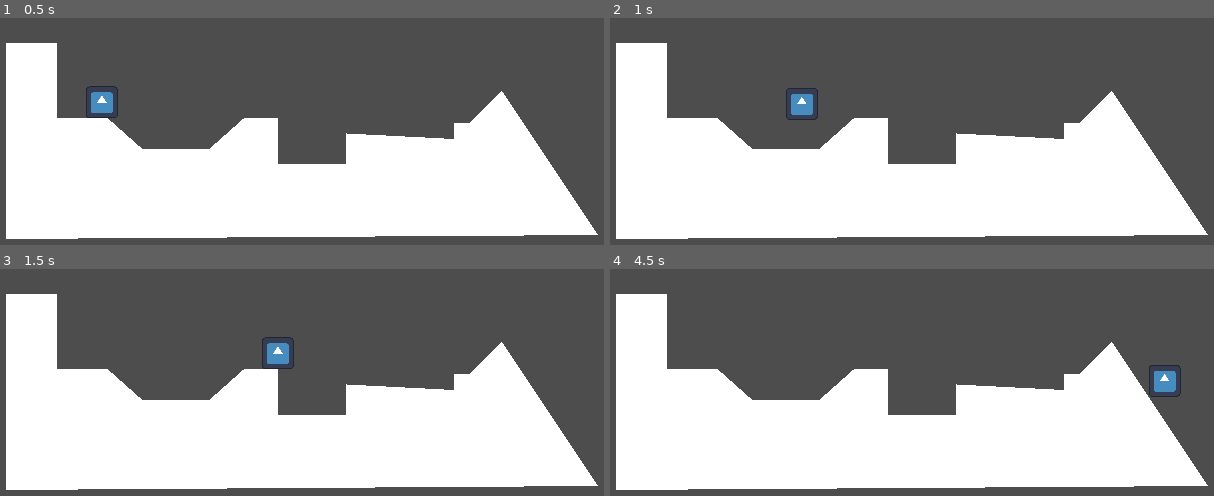
Above: before the commit, frames 1-4 (two rows, left to right).
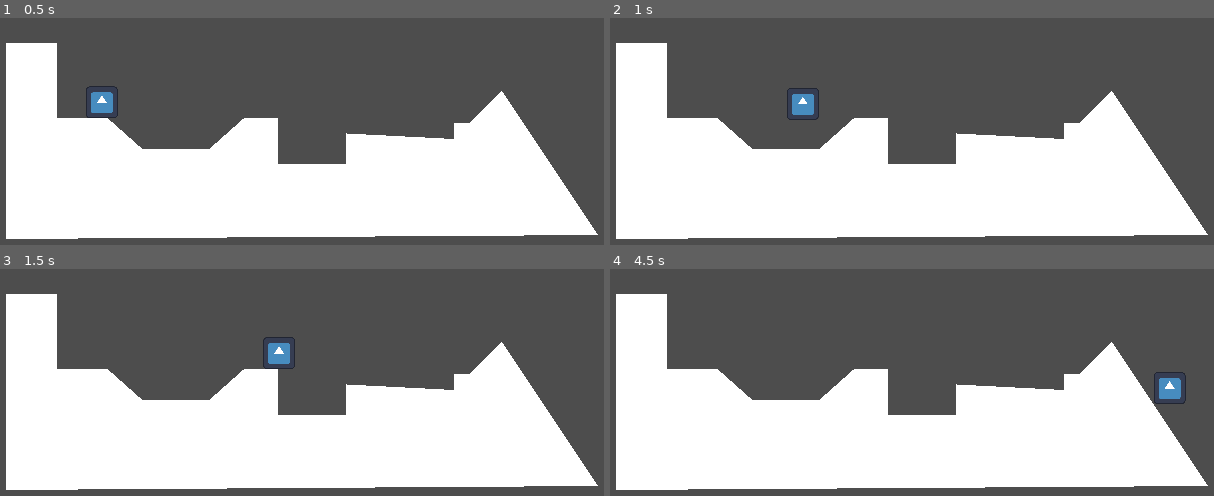
Above: after the commit, the same moments.

Repository: tomi-lol-123/Godot-Juego
Game: Godot game, scene res://world.tscn
Same seed, same stepped clock (60 frames per second), same inputs: the game is played once before the commit and once after it. The engine's default icon, where the game draws it, is replaced by a stand-in: a white triangle on a blue panel in a dark square.
Inputs:
- Up to frame 1 (0.5 s): no input
- Up to frame 2 (1 s): tap Enter (ui_accept) at 0.5, 0.77 s; hold Right (ui_right) from 0.53 s (still down)
- Up to frame 3 (1.5 s): keep holding Right (ui_right)
- Up to frame 4 (4.5 s): tap Enter (ui_accept) at 1.52, 3.02, 3.77 s; release Right (ui_right) at 2.03 s; hold Left (ui_left) 2.03-2.78 s; hold Right (ui_right) 2.78-4.28 s; hold Left (ui_left) from 4.28 s (still down)

Frame 1 is identical in both runs. In frame 2, 0.1% of the frame differs, in the area x 29-35%, y 30-45%; in frame 3, 0.1%; in frame 4, 0.5%, in the area x 89-96%, y 42-60%.

Commit message:
cambio de velocidad y comentario random

Diff:
--- a/player.gd
+++ b/player.gd
@@ -1,7 +1,7 @@
 extends CharacterBody2D
 
 
-const SPEED = 100.0
+const SPEED = 101.0
 const ACCELERATION = 10000000.0
 const FRICTION = 600.0
 const JUMP_VELOCITY = -300.0
@@ -17,7 +17,7 @@
 
 
 
-
+	#comentario prueba
 	# Get the input direction and handle the movement/deceleration.
 	# As good practice, you should replace UI actions with custom gameplay actions.
 	var direction = Input.get_axis("ui_left", "ui_right")
